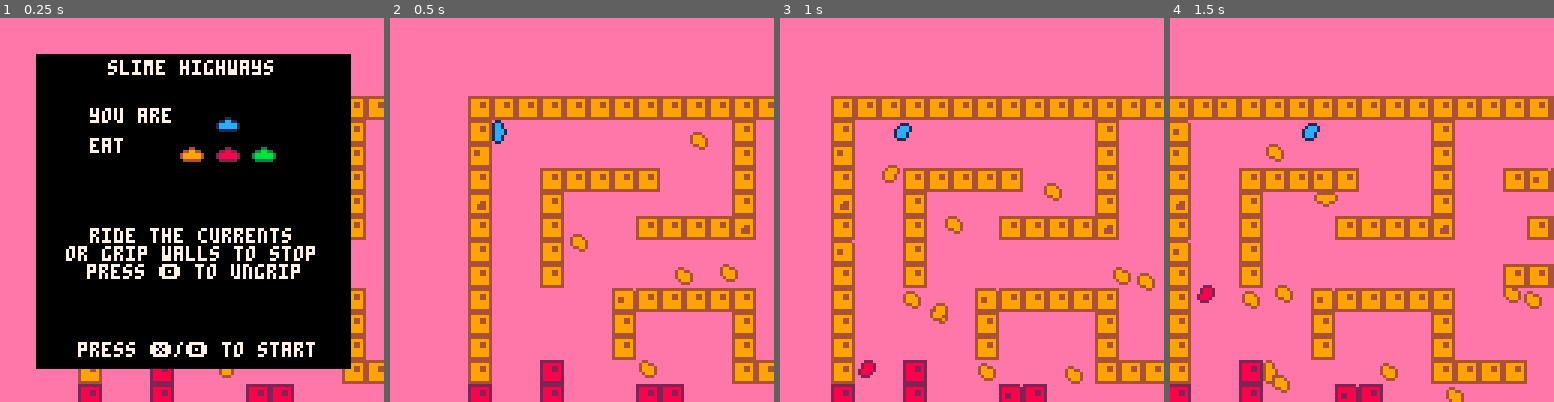
Above: before the commit, frames 1-4 (left to right).
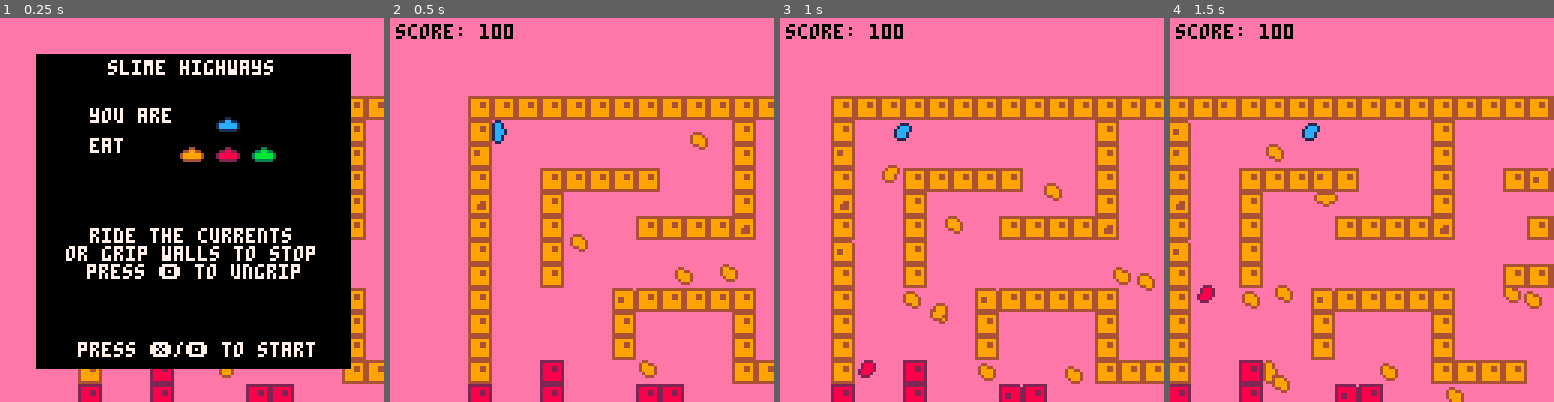
Above: after the commit, the same moments.

Repository: Compynerd255/thehansinator-ludum-dare-38
Game: PICO-8 cartridge game.p8
The game is run twice, just before and just after one commit, with the same random seed, the same clock (stepped at 60 frames per second) and the same inputs.
Inputs:
- Up to frame 1 (0.25 s): no input
- Up to frame 2 (0.5 s): tap X (X key) at 0.33 s
- Up to frame 3 (1 s): tap O (Z key) at 0.7 s
- Up to frame 4 (1.5 s): tap X (X key) at 1.07 s

Frame 1 is identical in both runs. In frame 2, 0.5% of the frame differs, in the area x 1-33%, y 1-6%; in frame 3, 0.5%; in frame 4, 0.5%.

Commit message:
Export to HTML

Diff:
--- a/game.p8
+++ b/game.p8
@@ -35,6 +35,9 @@
 
 --init title
 showing_title = true
+
+--init score
+score=0
 
 end
 
@@ -81,6 +84,8 @@
 end
 if showing_title then
  draw_title()
+else
+ draw_score()
 end
 
 end
@@ -336,6 +341,7 @@
   if s.color!=player.color then
    --eat it!
    add(slimes_to_delete,s)
+   score+=1
   end
  end
 end
@@ -409,6 +415,15 @@
 end
 
 spr(s,slime.x*8,slime.y*8)
+
+end
+
+function draw_score()
+
+camera()
+color(0)
+print("score: "..score.."00"
+ ,2,2)
 
 end
 
Not shown, added: bin/index.html
Not shown, added: bin/index.js
